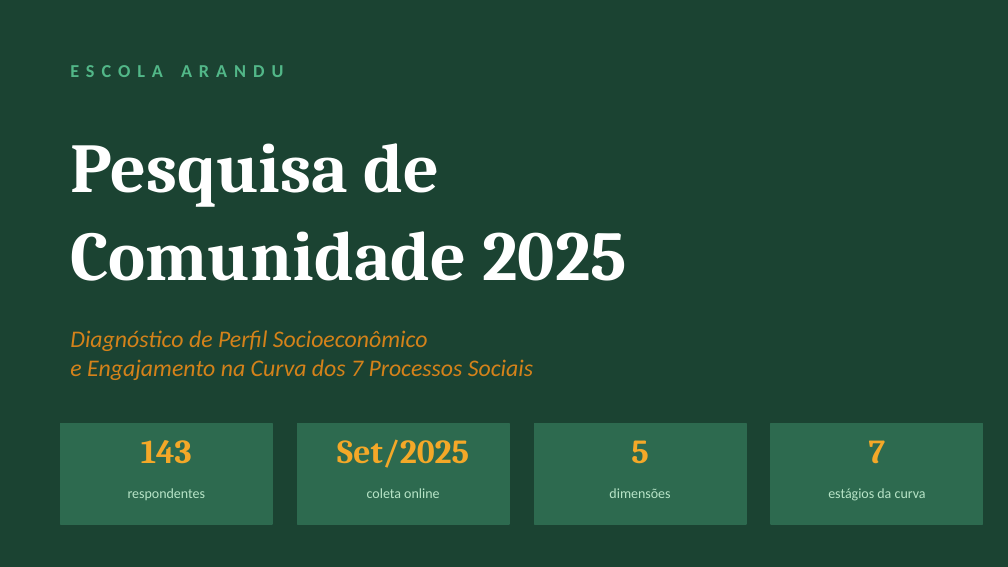
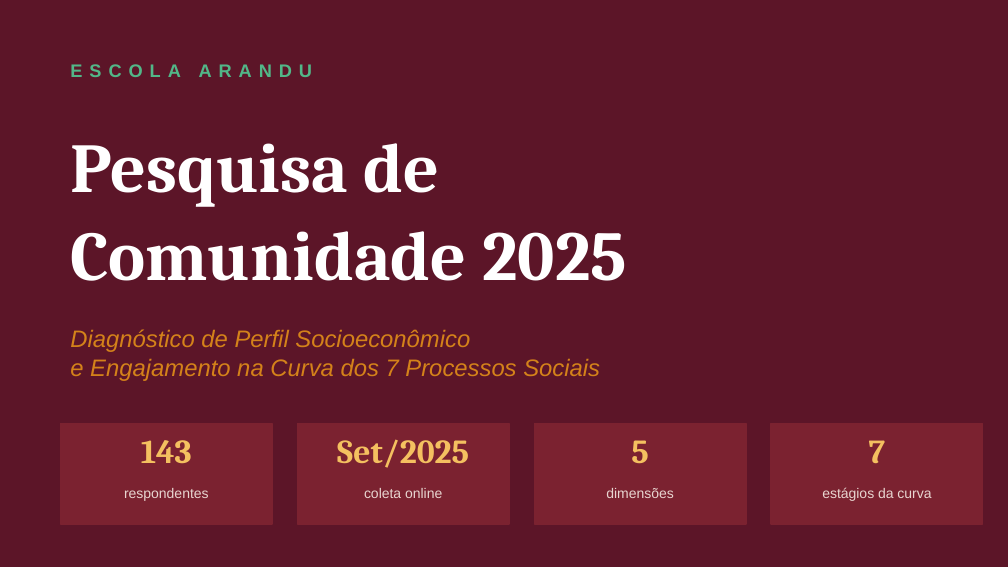
Before and after one commit to bruno-curta/arandu, a slide deck: slide 1 of Pesquisa_Comunidade_Arandu_2025.pptx. Drawn at 1008x567 pixels with LibreOffice and Linux fonts; fonts in the diff are those of the drawing. Boxes give left, top, right and bottom in pixels: in the first picture for what was removed or moved away, otherwise in the second. Text is boxed around its words. In the diff, an @@ line names an element or a change of style, - is before the commit and + after.

```diff
--- a/Pesquisa_Comunidade_Arandu_2025.pptx
+++ b/Pesquisa_Comunidade_Arandu_2025.pptx
@@ background #1B4332 to #5C1528 @@
@@ text "ESCOLA ARANDU" at <box>70,64,313,77</box>: font Calibri to Arial @@
@@ text "Diagnóstico de Perfil Socioeconômico" at <box>70,329,600,381</box>: font Calibri to Arial @@
@@ text colour #F4A828 to #F4C060 in 4 elements at <box>141,440,192,463</box>, <box>337,439,469,468</box>, <box>631,440,648,463</box>, <box>869,440,886,463</box> @@
@@ fill #2D6A4F to #7B2230; outline #2D6A4F 1 pt to #7B2230 1 pt in 4 elements at <box>60,423,272,524</box>, <box>297,423,509,524</box>, <box>534,423,746,524</box>, <box>771,423,983,524</box> @@
@@ font Calibri to Arial, text colour #B7E4C7 to #E8D5D0 in 4 elements at <box>124,488,209,501</box>, <box>364,488,442,498</box>, <box>606,488,674,498</box>, <box>822,487,931,501</box> @@
```
Also in this commit, not shown: 12 other slides changed, 1 other file.
